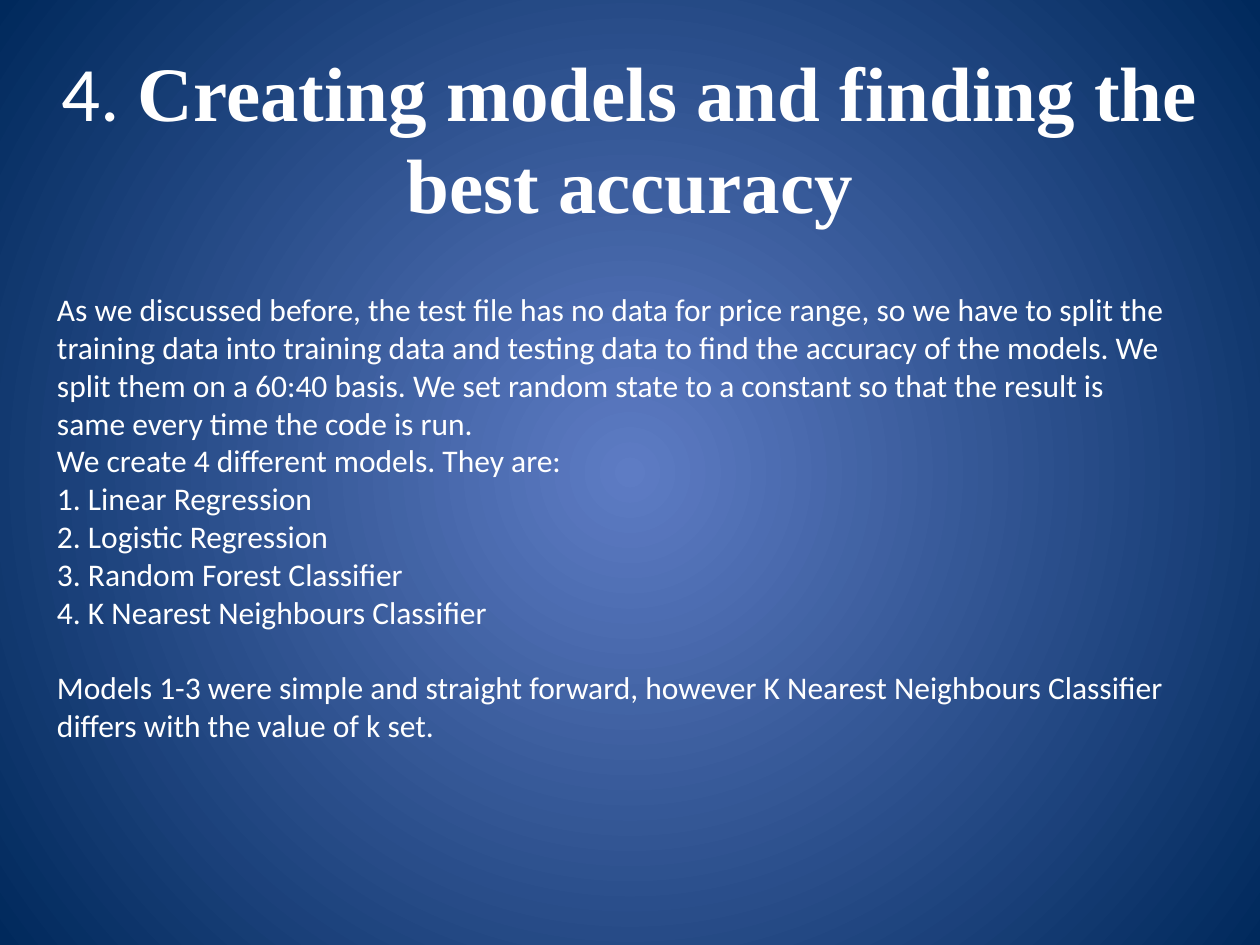
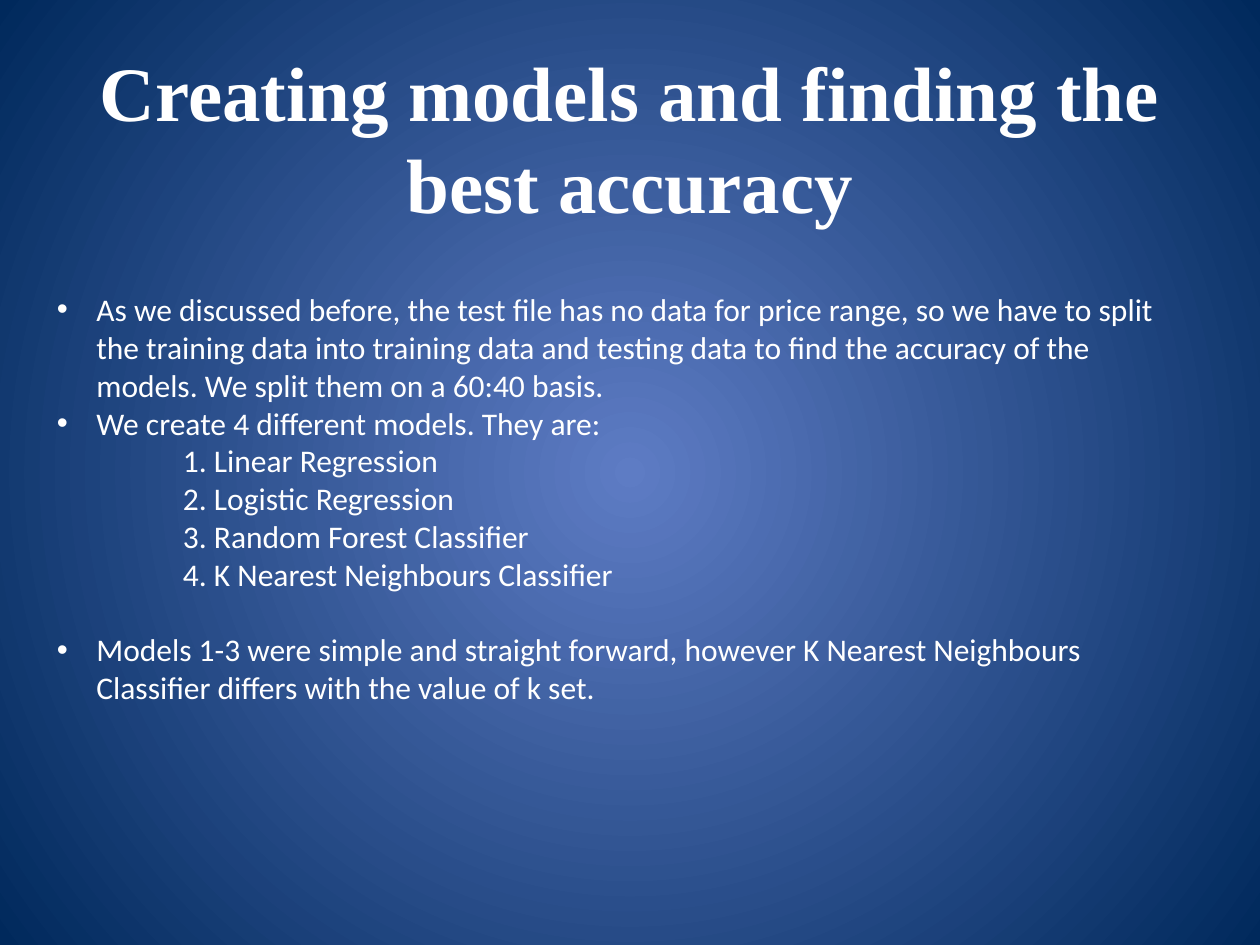
Before and after one commit to debjitg97/Mobile-Price-Classifier, a slide deck: slide 17 of Mobile Price Prediction Using KNN Classifier.pptx. Drawn at 1260x945 pixels with LibreOffice and Linux fonts; fonts in the diff are those of the drawing. Boxes give left, top, right and bottom in pixels: in the first picture for what was removed or moved away, otherwise in the second. Text is boxed around its words. In the diff, an @@ line names an element or a change of style, - is before the commit and + after.

```diff
--- a/Mobile Price Prediction Using KNN Classifier.pptx
+++ b/Mobile Price Prediction Using KNN Classifier.pptx
@@ text at (100,66,1159,228): text changed @@
-4. Creating models and finding the best accuracy
+Creating models and finding the best accuracy
@@ text at (96,299,1153,402): text changed @@
-As we discussed before, the test file has no data for price range, so we have to split the training data into training data and testing data to find the accuracy of the models. We split them on a 60:40 basis. We set random state to a constant so that the result is same every time the code is run.
+• As we discussed before, the test file has no data for price range, so we have to split the training data into training data and testing data to find the accuracy of the models. We split them on a 60:40 basis.
@@ text at (96,413,1080,700): bullet none to • @@
```
Also in this commit, not shown: 22 other slides changed.
